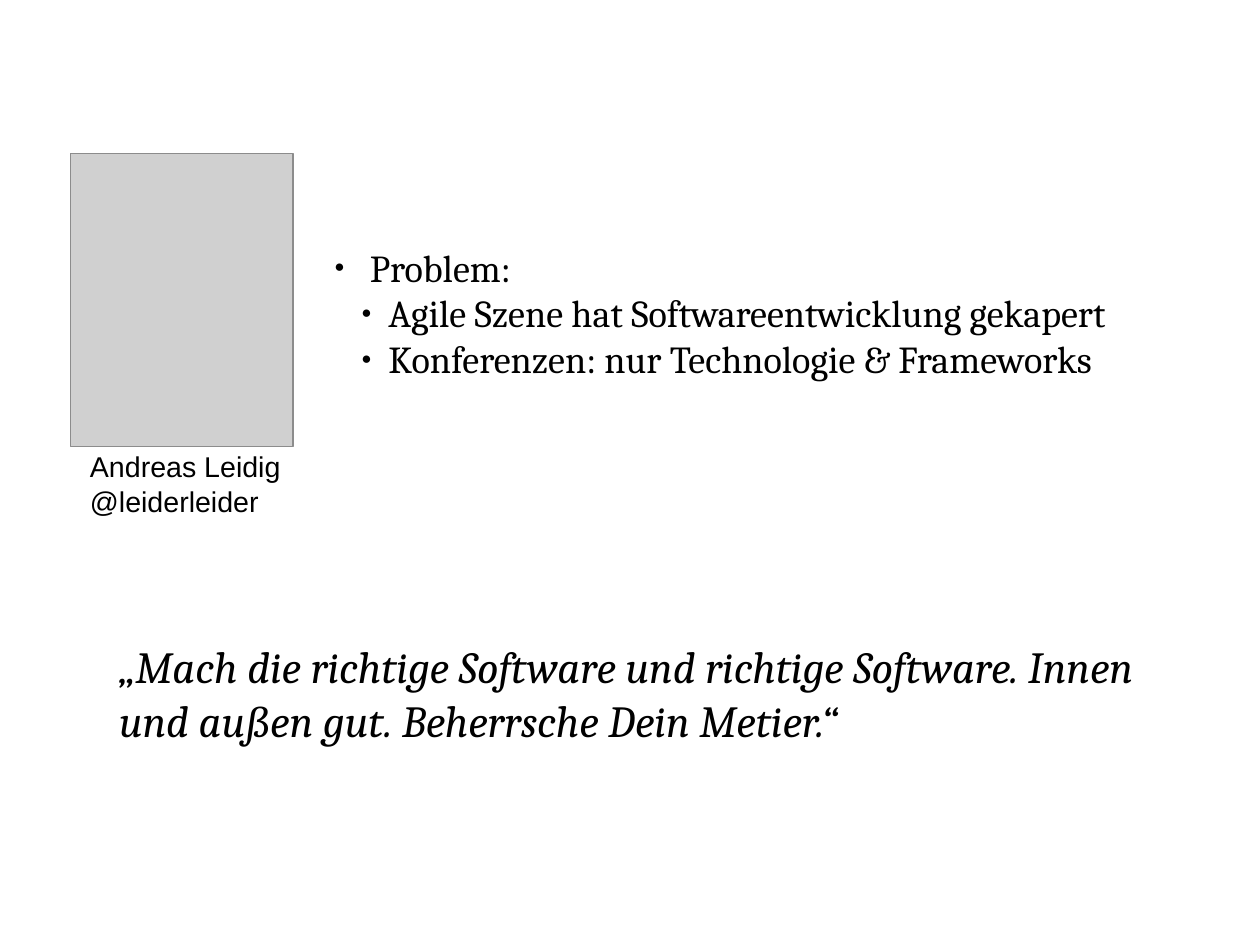
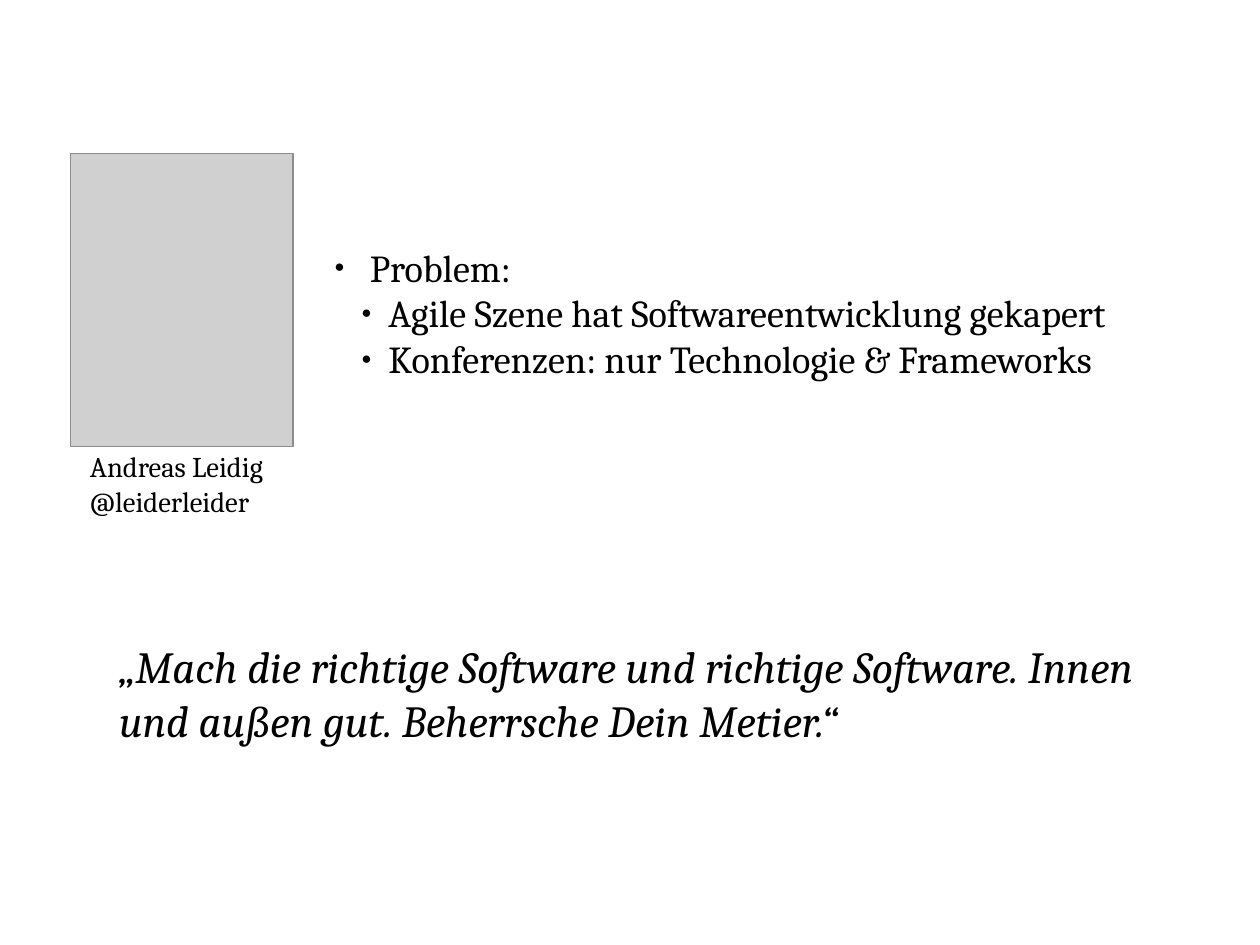
Before and after one commit to Weltraumschaf/Slides, a slide deck: slide 2 of Softwerkskammer-Barcamp5-Stuttgart/Softwerkskammer.odp. Drawn at 1260x945 pixels with LibreOffice and Linux fonts; fonts in the diff are those of the drawing; grey boxes stand for pictures. Boxes give left, top, right and bottom in pixels: in the first picture for what was removed or moved away, otherwise in the second. Text is boxed around its words. In the diff, an @@ line names an element or a change of style, - is before the commit and + after.

Commit message:
Finish bcs5 slides.

```diff
--- a/Softwerkskammer-Barcamp5-Stuttgart/Softwerkskammer.odp
+++ b/Softwerkskammer-Barcamp5-Stuttgart/Softwerkskammer.odp
@@ text "Andreas Leidig" at <box>90,457,263,516</box>: font Arial to Cambria @@
```
Also in this commit, not shown: 5 slides added, 1 slide removed, 1 other file.
